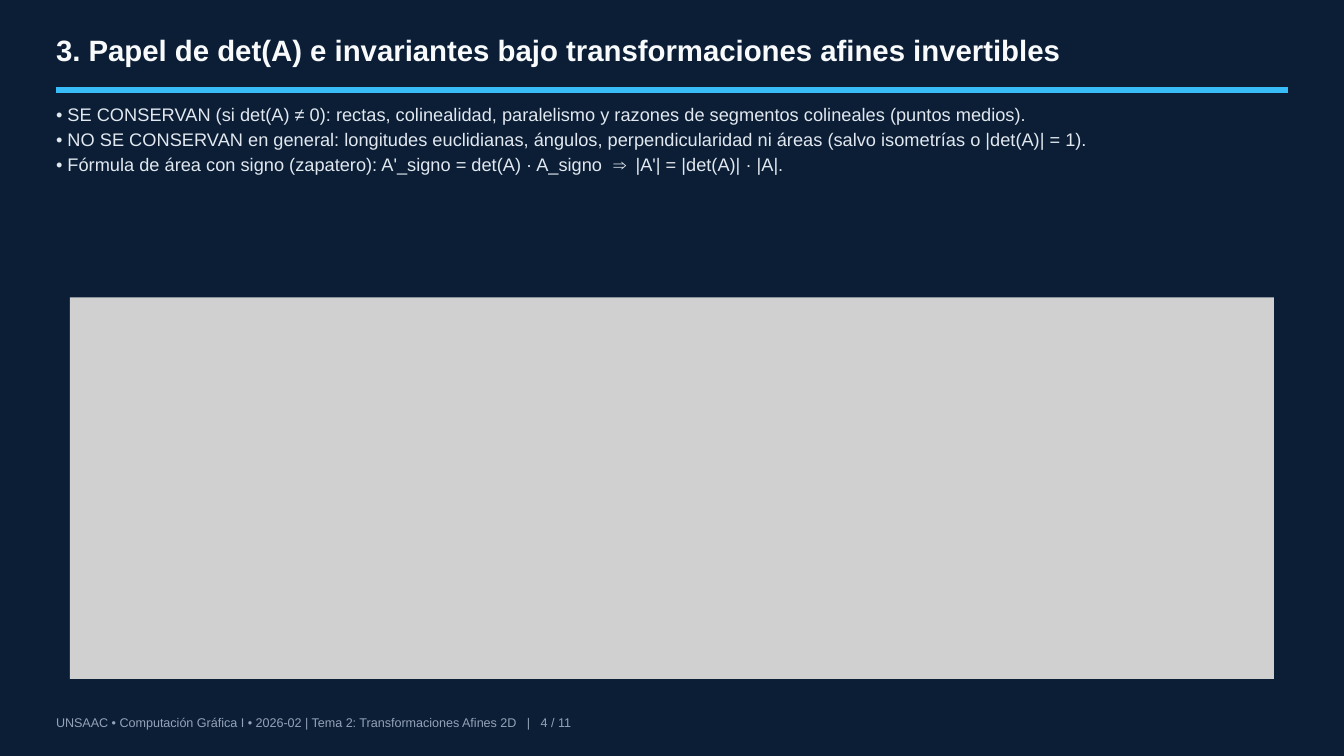
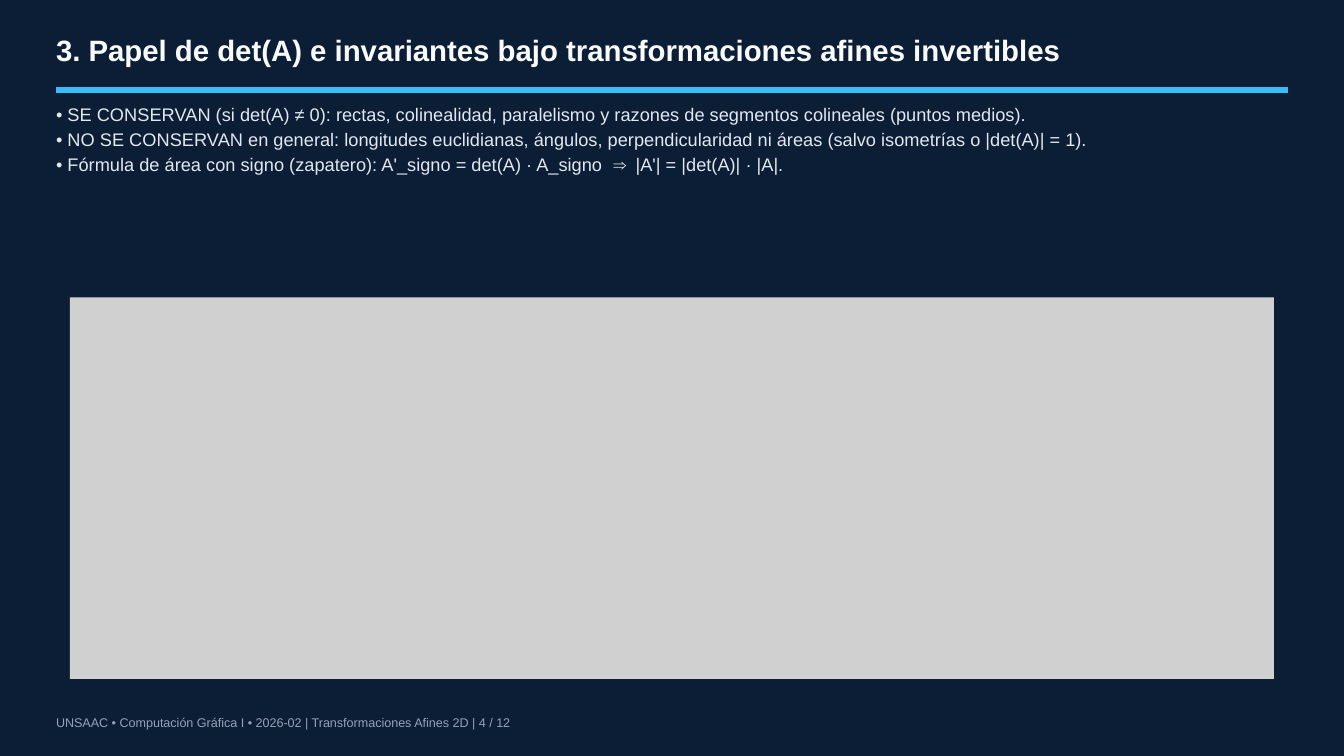
Before and after one commit to LucianFBC/cg1-tema2-transformaciones-afines-2d, a slide deck: slide 4 of presentacion/Presentacion_Tema2.pptx. Drawn at 1344x756 pixels with LibreOffice and Linux fonts; fonts in the diff are those of the drawing; grey boxes stand for pictures. Boxes give left, top, right and bottom in pixels: in the first picture for what was removed or moved away, otherwise in the second. Text is boxed around its words. In the diff, an @@ line names an element or a change of style, - is before the commit and + after.

```diff
--- a/presentacion/Presentacion_Tema2.pptx
+++ b/presentacion/Presentacion_Tema2.pptx
@@ text at <box>56,718,510,730</box>: text changed @@
-UNSAAC • Computación Gráfica I • 2026-02 | Tema 2: Transformaciones Afines 2D | 4 / 11
+UNSAAC • Computación Gráfica I • 2026-02 | Transformaciones Afines 2D | 4 / 12
```
Also in this commit, not shown: 9 other slides changed, 1 slide added, 14 other files.
